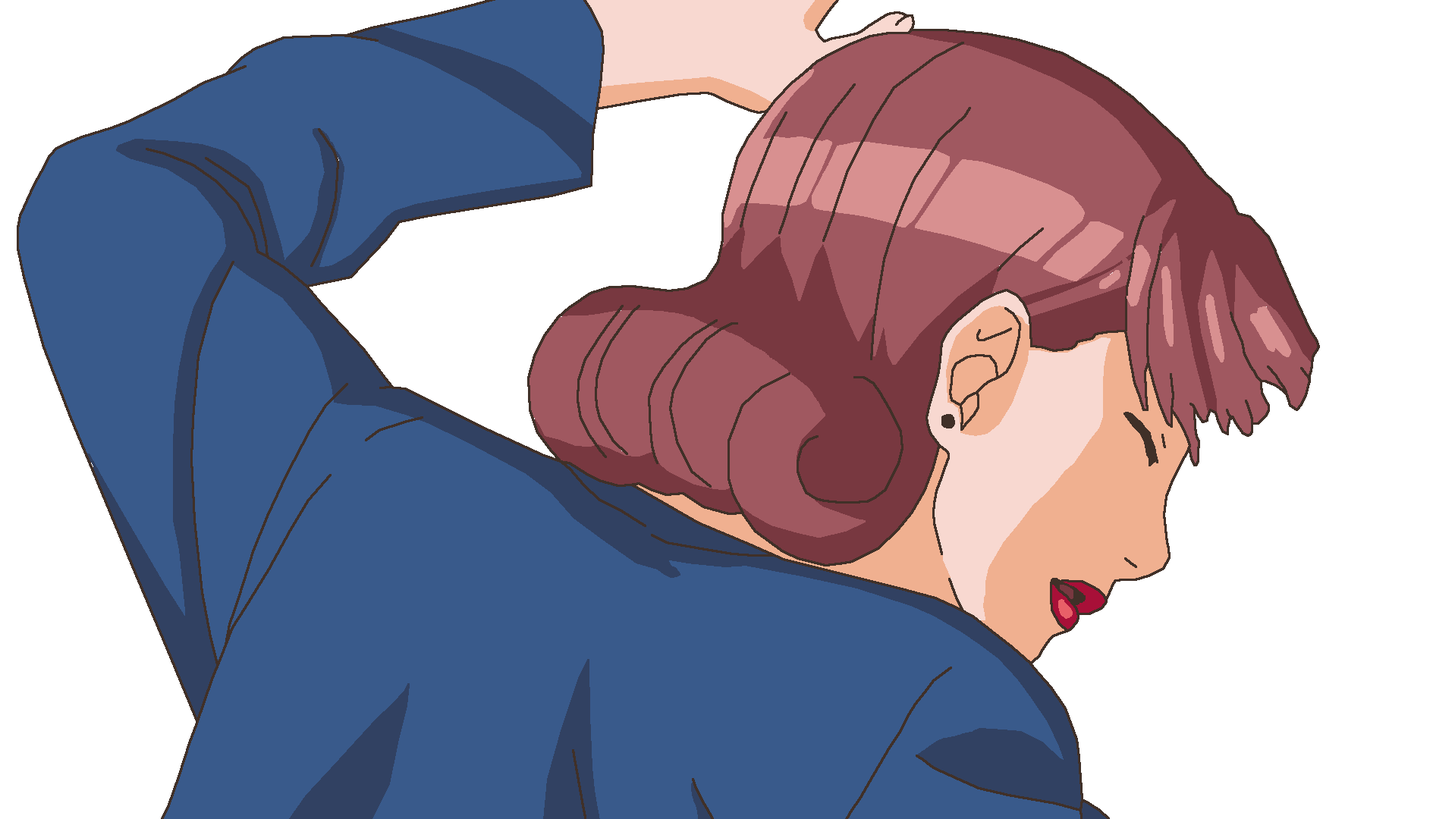
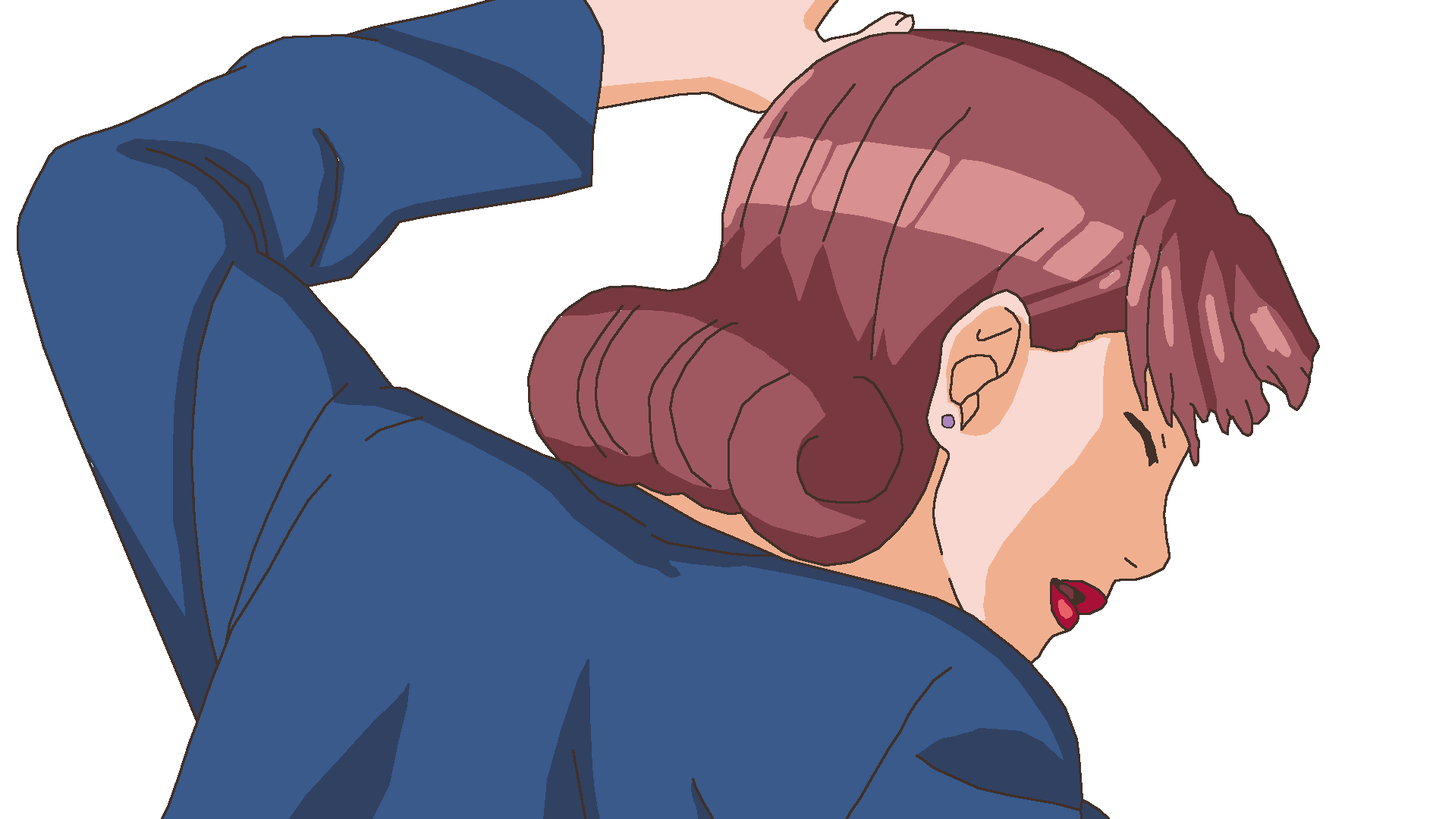
Before/after of a 1455x819 layered artwork. What changed in the layer stack:
painted on "Layer #1" over left=942, top=416, right=954, bottom=427
showed "Screenshot (385).png", painted on it over left=942, top=416, right=954, bottom=427
